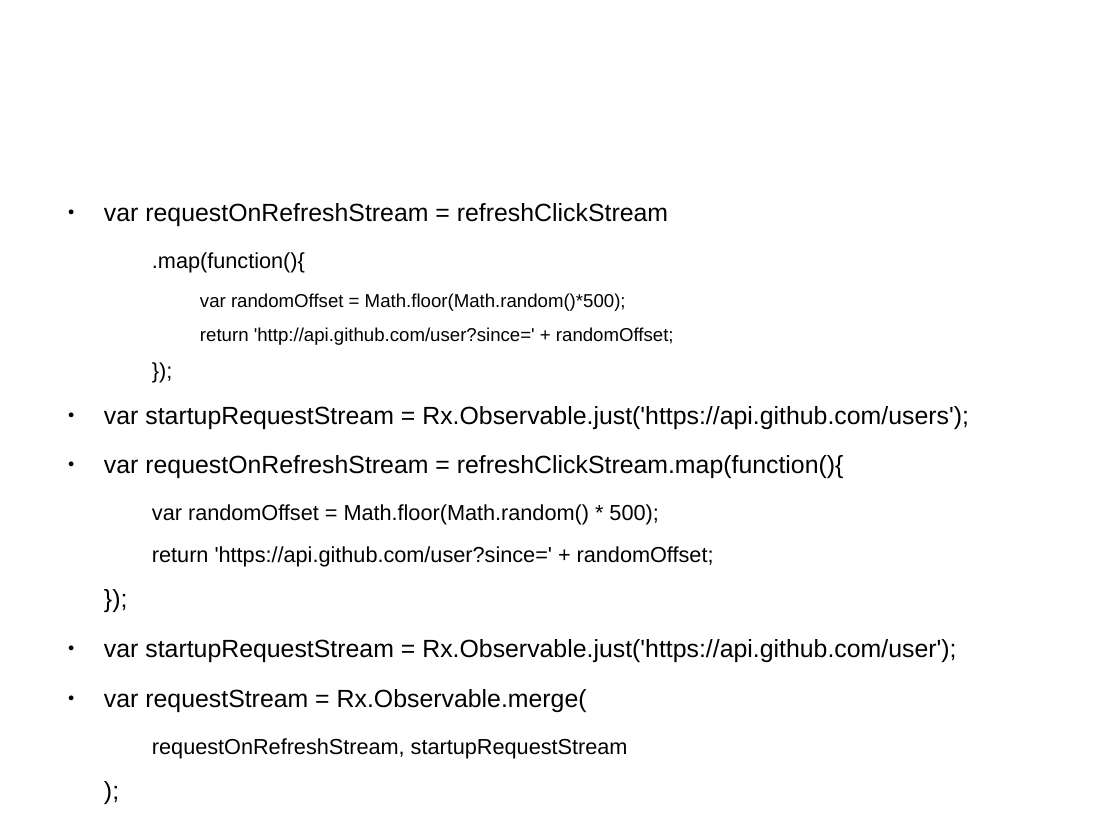
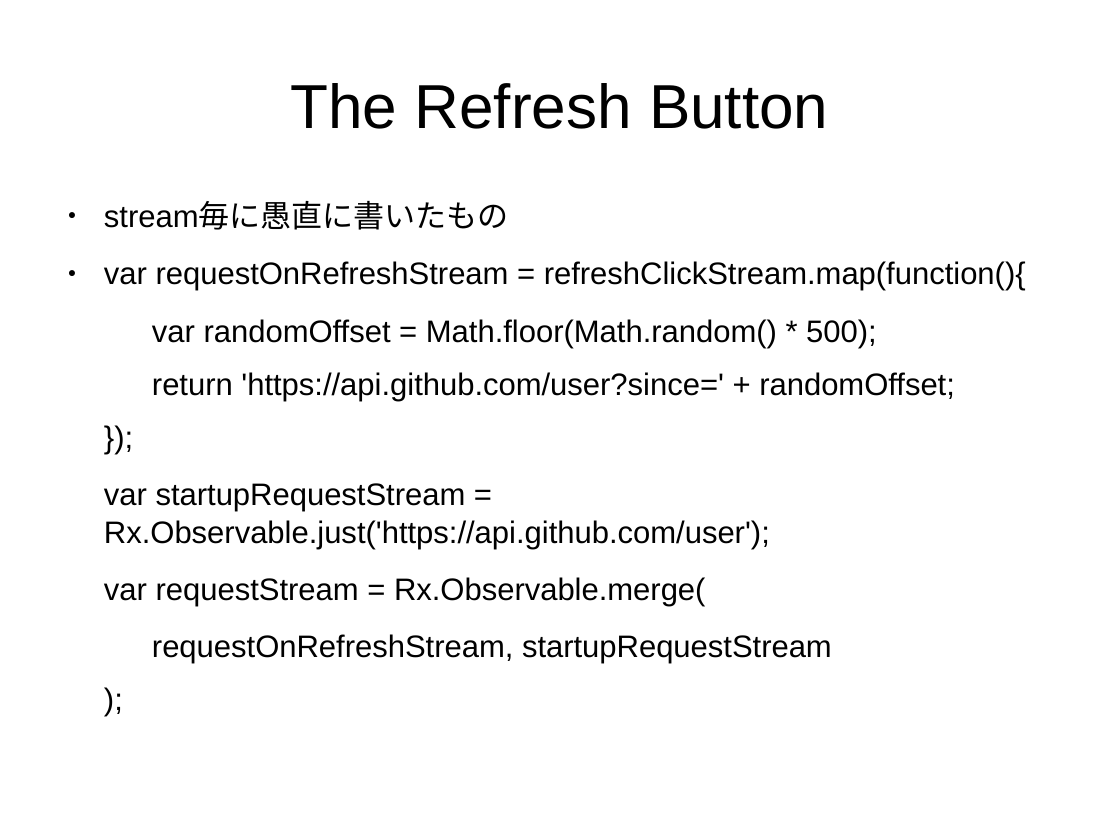
Before and after one commit to sallop/til, a slide deck: slide 21 of RxJS.odp (slide 15 before the commit). Drawn at 1120x840 pixels with LibreOffice and Linux fonts; fonts in the diff are those of the drawing. Boxes give left, top, right and bottom in pixels: in the first picture for what was removed or moved away, otherwise in the second. Text is boxed around its words. In the diff, an @@ line names an element or a change of style, - is before the commit and + after.

Commit message:
the refresh button

```diff
--- a/RxJS.odp
+++ b/RxJS.odp
@@ title added at bbox=[290, 83, 828, 129], 44 pt, text #000000 @@
+The Refresh Button
@@ text at bbox=[104, 203, 509, 230]: text changed; size 17.6 to 22 pt @@
-● var requestOnRefreshStream = refreshClickStream
-  .map(function(){
-    var randomOffset = Math.floor(Math.random()*500);
-    return 'http://api.github.com/user?since=' + randomOffset;
-  });
-● var startupRequestStream = Rx.Observable.just('https://api.github.com/users');
+● stream毎に愚直に書いたもの
@@ text at bbox=[104, 261, 1026, 663]: size 17.6 to 22 pt in "var requestOnRefreshStream = refreshClickStream.map(function ...", "});", "var startupRequestStream = Rx.Observable.just('https://api.g ...", "var requestStream = Rx.Observable.merge(" and 1 more places; size 15.4 to 22 pt in "var randomOffset = Math.floor(Math.random() * 500);", "return 'https://api.github.com/user?since=' + randomOffset;", "requestOnRefreshStream, startupRequestStream"; bullet ● to none @@
```
Also in this commit, not shown: 6 other slides changed, 15 slides added.
